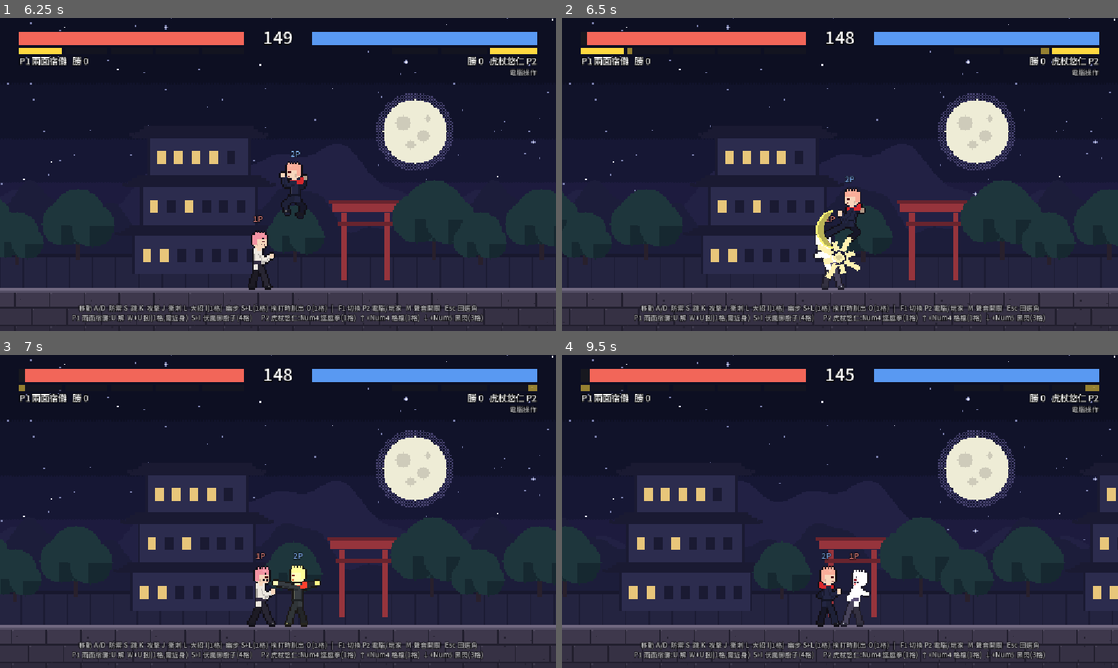
Above: before the commit, frames 1-4 (two rows, left to right).
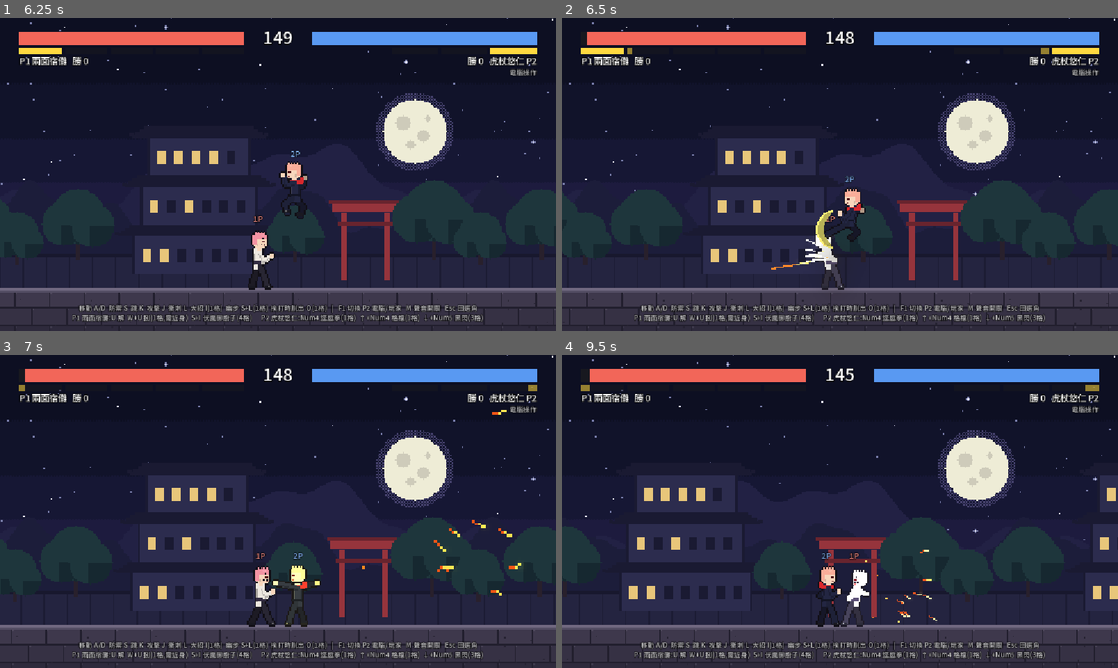
Above: after the commit, the same moments.

Repository: tyboy0407/anifight
Game: Godot game, scene res://scenes/select.tscn
The game is run twice, just before and just after one commit, with the same random seed, the same clock (stepped at 60 frames per second) and the same inputs.
Inputs (mouse positions are in pixels of both pictures, inside the frame that each line leads up to):
- Up to frame 1 (6.25 s): click "▶" at 0.5 s; click "◀" at 1.25 s; click "聲音:開" at 2 s; click "聲音:關" at 2.75 s; tap Enter (ui_accept) at 3.5, 3.77 s; move the mouse to (400, 158) at 3.52 s; hold D 3.53-4.25 s; tap J at 3.6 s; click (400, 158) at 3.67 s; drag from (166, 190) to (250, 237) at 4.27 s; move the mouse to (333, 105) at 5.02 s; hold A 5.03-5.75 s; tap L at 5.1 s; drag from (250, 237) to (111, 127) at 5.77 s
- Up to frame 2 (6.5 s): no input
- Up to frame 3 (7 s): move the mouse to (444, 558) at 6.52 s; hold D from 6.53 s (still down); tap O at 6.6 s; tap Enter (ui_accept) at 6.77 s
- Up to frame 4 (9.5 s): release D at 7.25 s; drag from (673, 464) to (828, 605) at 7.27 s; move the mouse to (867, 511) at 8.02 s; hold D 8.03-8.75 s; tap M at 8.1 s; click (867, 511) at 8.17 s; drag from (756, 433) to (801, 599) at 8.77 s

Frame 1 is identical in both runs. In frame 2, 0.5% of the frame differs, in the area x 37-54%, y 70-84%; in frame 3, 0.2%; in frame 4, less than 0.1%.

Commit message:
Replace slash and hit effects with pixelfx sprites
Seven effects rendered with pixelfx (MIT) now sit in assets/effects_fx
and take priority over the hand-drawn set of the same name:

- Sword slash for the armed fighters (Yuta, Toji), tinted per move.
  Unarmed fighters keep the old crescent, now named "swish".
- Hit spark, and a bigger crit burst for launching hits.
- Shield dome on guard, cracked-ground dust on knockdown and on each
  tumble bounce.
- Arcane orb for every orb-shaped projectile, and a void swirl for
  Gojo's Blue.

tools/import_pixelfx.py renders, trims and packs the sheet, so it can
be regenerated or retuned from the table at the top of the file. The
sheet loader gains an "align": "center" option for effects anchored at
their middle rather than at the feet.

Co-Authored-By: Claude Fable 5.2 <noreply@anthropic.com>

Diff:
--- a/assets/effects/sheet.json
+++ b/assets/effects/sheet.json
@@ -2,7 +2,7 @@
 	"scale": 3.0,
 	"foot_offset": 0,
 	"animations": {
-		"slash": {
+		"swish": {
 			"fps": 22,
 			"loop": false,
 			"frames": [
--- /dev/null
+++ b/assets/effects_fx/sheet.json
@@ -0,0 +1,847 @@
+{
+	"scale": 3.0,
+	"foot_offset": 0,
+	"align": "center",
+	"animations": {
+		"slash": {
+			"fps": 48.0,
+			"loop": false,
+			"frames": [
+				[
+					0,
+					0,
+					156,
+					180
+				],
+				[
+					156,
+					0,
+					156,
+					180
+				],
+				[
+					312,
+					0,
+					156,
+					180
+				],
+				[
+					468,
+					0,
+					156,
+					180
+				],
+				[
+					624,
+					0,
+					156,
+					180
+				],
+				[
+					780,
+					0,
+					156,
+					180
+				],
+				[
+					936,
+					0,
+					156,
+					180
+				],
+				[
+					1092,
+					0,
+					156,
+					180
+				],
+				[
+					1248,
+					0,
+					156,
+					180
+				],
+				[
+					1404,
+					0,
+					156,
+					180
+				],
+				[
+					1560,
+					0,
+					156,
+					180
+				],
+				[
+					1716,
+					0,
+					156,
+					180
+				],
+				[
+					1872,
+					0,
+					156,
+					180
+				],
+				[
+					0,
+					180,
+					156,
+					180
+				]
+			]
+		},
+		"spark": {
+			"fps": 36.0,
+			"loop": false,
+			"frames": [
+				[
+					0,
+					360,
+					176,
+					114
+				],
+				[
+					176,
+					360,
+					176,
+					114
+				],
+				[
+					352,
+					360,
+					176,
+					114
+				],
+				[
+					528,
+					360,
+					176,
+					114
+				],
+				[
+					704,
+					360,
+					176,
+					114
+				],
+				[
+					880,
+					360,
+					176,
+					114
+				],
+				[
+					1056,
+					360,
+					176,
+					114
+				],
+				[
+					1232,
+					360,
+					176,
+					114
+				],
+				[
+					1408,
+					360,
+					176,
+					114
+				],
+				[
+					1584,
+					360,
+					176,
+					114
+				],
+				[
+					1760,
+					360,
+					176,
+					114
+				],
+				[
+					0,
+					474,
+					176,
+					114
+				],
+				[
+					176,
+					474,
+					176,
+					114
+				],
+				[
+					352,
+					474,
+					176,
+					114
+				],
+				[
+					528,
+					474,
+					176,
+					114
+				],
+				[
+					704,
+					474,
+					176,
+					114
+				]
+			]
+		},
+		"crit": {
+			"fps": 39.0,
+			"loop": false,
+			"frames": [
+				[
+					0,
+					588,
+					194,
+					196
+				],
+				[
+					194,
+					588,
+					194,
+					196
+				],
+				[
+					388,
+					588,
+					194,
+					196
+				],
+				[
+					582,
+					588,
+					194,
+					196
+				],
+				[
+					776,
+					588,
+					194,
+					196
+				],
+				[
+					970,
+					588,
+					194,
+					196
+				],
+				[
+					1164,
+					588,
+					194,
+					196
+				],
+				[
+					1358,
+					588,
+					194,
+					196
+				],
+				[
+					1552,
+					588,
+					194,
+					196
+				],
+				[
+					1746,
+					588,
+					194,
+					196
+				],
+				[
+					0,
+					784,
+					194,
+					196
+				],
+				[
+					194,
+					784,
+					194,
+					196
+				],
+				[
+					388,
+					784,
+					194,
+					196
+				],
+				[
+					582,
+					784,
+					194,
+					196
+				],
+				[
+					776,
+					784,
+					194,
+					196
+				],
+				[
+					970,
+					784,
+					194,
+					196
+				],
+				[
+					1164,
+					784,
+					194,
+					196
+				],
+				[
+					1358,
+					784,
+					194,
+					196
+				],
+				[
+					1552,
+					784,
+					194,
+					196
+				],
+				[
+					1746,
+					784,
+					194,
+					196
+				]
+			]
+		},
+		"guard": {
+			"fps": 24.0,
+			"loop": false,
+			"frames": [
+				[
+					0,
+					980,
+					178,
+					124
+				],
+				[
+					178,
+					980,
+					178,
+					124
+				],
+				[
+					356,
+					980,
+					178,
+					124
+				],
+				[
+					534,
+					980,
+					178,
+					124
+				],
+				[
+					712,
+					980,
+					178,
+					124
+				],
+				[
+					890,
+					980,
+					178,
+					124
+				],
+				[
+					1068,
+					980,
+					178,
+					124
+				],
+				[
+					1246,
+					980,
+					178,
+					124
+				],
+				[
+					1424,
+					980,
+					178,
+					124
+				],
+				[
+					1602,
+					980,
+					178,
+					124
+				],
+				[
+					1780,
+					980,
+					178,
+					124
+				],
+				[
+					0,
+					1104,
+					178,
+					124
+				],
+				[
+					178,
+					1104,
+					178,
+					124
+				]
+			]
+		},
+		"landing": {
+			"fps": 21.0,
+			"loop": false,
+			"frames": [
+				[
+					0,
+					1228,
+					138,
+					54
+				],
+				[
+					138,
+					1228,
+					138,
+					54
+				],
+				[
+					276,
+					1228,
+					138,
+					54
+				],
+				[
+					414,
+					1228,
+					138,
+					54
+				],
+				[
+					552,
+					1228,
+					138,
+					54
+				],
+				[
+					690,
+					1228,
+					138,
+					54
+				],
+				[
+					828,
+					1228,
+					138,
+					54
+				],
+				[
+					966,
+					1228,
+					138,
+					54
+				],
+				[
+					1104,
+					1228,
+					138,
+					54
+				],
+				[
+					1242,
+					1228,
+					138,
+					54
+				],
+				[
+					1380,
+					1228,
+					138,
+					54
+				],
+				[
+					1518,
+					1228,
+					138,
+					54
+				],
+				[
+					1656,
+					1228,
+					138,
+					54
+				],
+				[
+					1794,
+					1228,
+					138,
+					54
+				]
+			]
+		},
+		"orb": {
+			"fps": 10.0,
+			"loop": true,
+			"frames": [
+				[
+					0,
+					1282,
+					78,
+					78
+				],
+				[
+					78,
+					1282,
+					78,
+					78
+				],
+				[
+					156,
+					1282,
+					78,
+					78
+				],
+				[
+					234,
+					1282,
+					78,
+					78
+				],
+				[
+					312,
+					1282,
+					78,
+					78
+				],
+				[
+					390,
+					1282,
+					78,
+					78
+				],
+				[
+					468,
+					1282,
+					78,
+					78
+				],
+				[
+					546,
+					1282,
+					78,
+					78
+				],
+				[
+					624,
+					1282,
+					78,
+					78
+				],
+				[
+					702,
+					1282,
+					78,
+					78
+				],
+				[
+					780,
+					1282,
+					78,
+					78
+				],
+				[
+					858,
+					1282,
+					78,
+					78
+				],
+				[
+					936,
+					1282,
+					78,
+					78
+				],
+				[
+					1014,
+					1282,
+					78,
+					78
+				],
+				[
+					1092,
+					1282,
+					78,
+					78
+				],
+				[
+					1170,
+					1282,
+					78,
+					78
+				],
+				[
+					1248,
+					1282,
+					78,
+					78
+				],
+				[
+					1326,
+					1282,
+					78,
+					78
+				],
+				[
+					1404,
+					1282,
+					78,
+					78
+				],
+				[
+					1482,
+					1282,
+					78,
+					78
+				],
+				[
+					1560,
+					1282,
+					78,
+					78
+				],
+				[
+					1638,
+					1282,
+					78,
+					78
+				],
+				[
+					1716,
+					1282,
+					78,
+					78
+				],
+				[
+					1794,
+					1282,
+					78,
+					78
+				]
+			]
+		},
+		"void": {
+			"fps": 10.0,
+			"loop": true,
+			"frames": [
+				[
+					0,
+					1360,
+					116,
+					118
+				],
+				[
+					116,
+					1360,
+					116,
+					118
+				],
+				[
+					232,
+					1360,
+					116,
+					118
+				],
+				[
+					348,
+					1360,
+					116,
+					118
+				],
+				[
+					464,
+					1360,
+					116,
+					118
+				],
+				[
+					580,
+					1360,
+					116,
+					118
+				],
+				[
+					696,
+					1360,
+					116,
+					118
+				],
+				[
+					812,
+					1360,
+					116,
+					118
+				],
+				[
+					928,
+					1360,
+					116,
+					118
+				],
+				[
+					1044,
+					1360,
+					116,
+					118
+				],
+				[
+					1160,
+					1360,
+					116,
+					118
+				],
+				[
+					1276,
+					1360,
+					116,
+					118
+				],
+				[
+					1392,
+					1360,
+					116,
+					118
+				],
+				[
+					1508,
+					1360,
+					116,
+					118
+				],
+				[
+					1624,
+					1360,
+					116,
+					118
+				],
+				[
+					1740,
+					1360,
+					116,
+					118
+				],
+				[
+					1856,
+					1360,
+					116,
+					118
+				],
+				[
+					0,
+					1478,
+					116,
+					118
+				],
+				[
+					116,
+					1478,
+					116,
+					118
+				],
+				[
+					232,
+					1478,
+					116,
+					118
+				],
+				[
+					348,
+					1478,
+					116,
+					118
+				],
+				[
+					464,
+					1478,
+					116,
+					118
+				],
+				[
+					580,
+					1478,
+					116,
+					118
+				],
+				[
+					696,
+					1478,
+					116,
+					118
+				],
+				[
+					812,
+					1478,
+					116,
+					118
+				],
+				[
+					928,
+					1478,
+					116,
+					118
+				],
+				[
+					1044,
+					1478,
+					116,
+					118
+				],
+				[
+					1160,
+					1478,
+					116,
+					118
+				],
+				[
+					1276,
+					1478,
+					116,
+					118
+				],
+				[
+					1392,
+					1478,
+					116,
+					118
+				],
+				[
+					1508,
+					1478,
+					116,
+					118
+				],
+				[
+					1624,
+					1478,
+					116,
+					118
+				]
+			]
+		}
+	}
+}
--- a/scripts/characters/gojo.gd
+++ b/scripts/characters/gojo.gd
@@ -142,7 +142,7 @@
 	_blue_time = BLUE_DURATION
 	_blue_tick = 0.0
 	# 球體比角色大,畫成半透明才看得到被吸進去的對手
-	_blue_node = _make_orb(BLUE_SIZE, Color(BLUE_COLOR, 0.7), _blue_position)
+	_blue_node = _make_orb(BLUE_SIZE, Color(BLUE_COLOR, 0.7), _blue_position, "void")
 	_callout("蒼", BLUE_COLOR, "blue")
 
 
@@ -323,9 +323,9 @@
 
 # ---------- 共用 ----------
 
-## 在場景中建立一個方形能量體(之後換成點陣特效)。
-func _make_orb(orb_size: float, color: Color, center: Vector2) -> ColorRect:
-	return _spawn_rect(Vector2(orb_size, orb_size), color, center)
+## 在場景中建立一團咒力:style 是 "orb"(光球,赫)或 "void"(把東西吸進去的漩渦,蒼)。
+func _make_orb(orb_size: float, color: Color, center: Vector2, style: String = "orb") -> ColorRect:
+	return _spawn_rect(Vector2(orb_size, orb_size), color, center, 1, style)
 
 
 func _update_visual() -> void:
--- a/scripts/characters/toji.gd
+++ b/scripts/characters/toji.gd
@@ -126,6 +126,11 @@
 	_equip(weapon)
 
 
+## 拿刀的角色:揮擊畫成刀光。
+func _slash_effect() -> String:
+	return "slash"
+
+
 func _blade(damage: int, startup: float, recovery: float, offset: Vector2, hit_size: Vector2,
 		push: float, hitstun: float, lunge: float, color: Color) -> AttackData:
 	var move := AttackData.make(damage, startup, 0.10, recovery, offset, hit_size, Vector2(push, 0), hitstun, false, lunge)
--- a/scripts/characters/yuta.gd
+++ b/scripts/characters/yuta.gd
@@ -154,6 +154,11 @@
 	_cannon_final_move.builds_energy = false
 
 
+## 拿刀的角色:揮擊畫成刀光。
+func _slash_effect() -> String:
+	return "slash"
+
+
 func _slash(damage: int, startup: float, recovery: float, hitstun: float, launches: bool) -> AttackData:
 	var knockback := CHAIN_LAUNCH if launches else Vector2(170, 0)
 	var move := AttackData.make(damage, startup, 0.10, recovery, Vector2(80, -62), Vector2(120, 56), knockback, hitstun, launches, 230.0 if launches else 130.0)
--- a/scripts/fighter.gd
+++ b/scripts/fighter.gd
@@ -51,6 +51,9 @@
 const INPUT_BUFFER := 0.12    # 按鍵提早這麼久按下也算數(收招、定格、落地前先按好)
 const BUFFERED_ACTIONS: Array[String] = ["attack", "jump", "dash", "skill", "skill2", "special", "super", "teleport", "escape"]
 const EFFECTS_DIR := "res://assets/effects"
+const EFFECTS_FX_DIR := "res://assets/effects_fx"
+# pixelfx 的光球與漩渦在圖上的直徑(像素):用來把圖縮放到招式指定的大小
+const ORB_ART_DIAMETER := {"orb": 44.0, "void": 46.0}
 const SPARK_COLOR := Color(1.0, 0.95, 0.7)
 const GUARD_SPARK_COLOR := Color(0.7, 0.86, 1.0)
 # 翻滾擊飛(AttackData.tumbles):落地後彈跳幾次,彈不起來就貼地翻滾,撞到場邊或停下來才倒地。
@@ -142,8 +145,10 @@
 var _hitstop_paused_sprite := false  # 定格時有沒有把動畫停住(結束時要接著播)
 var _buffer: Dictionary = {}   # 按鍵緩衝:動作名稱 -> 還記得幾秒
 var _slash_shown := false      # 這一招的刀光放過了沒
-var _effect_frames: SpriteFrames
+var _effect_frames: SpriteFrames  # 自己畫的特效(tools/make_effects.py)
 var _effect_scale := 3.0
+var _fx_frames: SpriteFrames      # pixelfx 匯出的特效(tools/import_pixelfx.py);有同名的優先用這套
+var _fx_scale := 3.0
 # 翻滾擊飛中
 var _tumbling := false
 var _tumble_dir := 1          # 飛出去的方向
@@ -174,6 +179,10 @@
 	if not effects.is_empty():
 		_effect_frames = effects.frames
 		_effect_scale = effects.scale
+	var fx := SpriteSheetLoader.load_character(EFFECTS_FX_DIR)
+	if not fx.is_empty():
+		_fx_frames = fx.frames
+		_fx_scale = fx.scale
 	_build_moves()
 	health = max_health
 	_set_hitbox(false)
@@ -308,13 +317,23 @@
 	var at := global_position + Vector2(toward * 18.0, -BODY_SIZE.y * 0.58)
 	var knocked_out := state == State.KO
 	var duration := HITSTOP_GUARD
-	if guarded:
+	if _fx_frames != null:
+		# pixelfx 的命中特效以挨打的人腳底為原點:火花在胸口炸開、掉到地上。
+		# 圖面朝右(攻擊由左往右打);攻擊從右邊來就左右翻轉。
+		var feet := global_position + Vector2(toward * 10.0, 0.0)
+		if guarded:
+			_spawn_effect("guard", global_position, Color.WHITE, 1.0, toward < 0.0)
+		else:
+			_spawn_effect("crit" if heavy else "spark", feet, Color.WHITE, 1.0, toward > 0.0)
+	elif guarded:
 		_spawn_effect("guard", at, GUARD_SPARK_COLOR, 1.0, toward < 0.0)
 	else:
-		duration = HITSTOP_KO if knocked_out else (HITSTOP_HEAVY if heavy else HITSTOP_LIGHT)
 		_spawn_effect("spark", at, SPARK_COLOR, 1.5 if heavy else 1.0, false, randf_range(0.0, PI / 4.0))
 		if heavy:
 			_spawn_effect("ring", at, SPARK_COLOR, 1.3)
+	if not guarded:
+		duration = HITSTOP_KO if knocked_out else (HITSTOP_HEAVY if heavy else HITSTOP_LIGHT)
+		if heavy:
 			screen_shake.emit(12.0 if knocked_out else 4.0)
 	# 近身打中:雙方一起定格。遠程招式打中:只有挨打的一方頓一下
 	if attacker.state == State.ATTACK:
@@ -328,13 +347,14 @@
 ## attach 為 true 時跟著角色移動(例如刀光),否則留在原地。素材沒載到時回傳 null。
 func _spawn_effect(animation: String, center: Vector2, color: Color = Color.WHITE, size: float = 1.0,
 		flip: bool = false, angle: float = 0.0, attach: bool = false) -> AnimatedSprite2D:
-	if _effect_frames == null or not _effect_frames.has_animation(animation):
+	var frames := _effect_source(animation)
+	if frames == null:
 		return null
 	var effect := AnimatedSprite2D.new()
-	effect.sprite_frames = _effect_frames
+	effect.sprite_frames = frames
 	effect.texture_filter = CanvasItem.TEXTURE_FILTER_NEAREST
 	effect.modulate = color
-	effect.scale = Vector2(-1.0 if flip else 1.0, 1.0) * _effect_scale * size
+	effect.scale = Vector2(-1.0 if flip else 1.0, 1.0) * _effect_scale_of(frames) * size
 	effect.rotation = angle
 	effect.z_index = 2
 	if attach:
@@ -344,16 +364,39 @@
 		get_parent().add_child(effect)
 		effect.global_position = center
 	effect.play(animation)
-	if not _effect_frames.get_animation_loop(animation):
+	if not frames.get_animation_loop(animation):
 		effect.animation_finished.connect(effect.queue_free)
 	return effect
 
 
-## 出招的那一刻在攻擊範圍畫一道刀光(拳腳也用同一道弧線表示揮動的軌跡)。
+## 某個特效動畫在哪一套素材裡:先找 pixelfx 匯出的那套,沒有再找自己畫的。都沒有就回傳 null。
+func _effect_source(animation: String) -> SpriteFrames:
+	if _fx_frames != null and _fx_frames.has_animation(animation):
+		return _fx_frames
+	if _effect_frames != null and _effect_frames.has_animation(animation):
+		return _effect_frames
+	return null
+
+
+func _effect_scale_of(frames: SpriteFrames) -> float:
+	return _fx_scale if frames == _fx_frames else _effect_scale
+
+
+## 這個角色揮擊時用哪一種軌跡:"slash" 是刀光(拿武器的角色覆寫成這個),
+## "swish" 是拳腳揮動的弧線。
+func _slash_effect() -> String:
+	return "swish"
+
+
+## 出招的那一刻畫出揮擊的軌跡。
 func _show_slash() -> void:
 	var reach := maxf(_move.hitbox_size.x, _move.hitbox_size.y * 1.3)
 	var color := Color(_move.color, 1.0).lightened(0.25)
-	_spawn_effect("slash", global_position + _hit_shape.position, color, clampf(reach / 130.0, 0.5, 1.9), facing < 0, 0.0, true)
+	if _slash_effect() == "slash" and _effect_source("slash") != null:
+		# 刀光的圖以持刀者的腳底為原點,弧線畫在身前
+		_spawn_effect("slash", global_position, color, clampf(reach / 135.0, 0.7, 1.35), facing < 0, 0.0, true)
+	else:
+		_spawn_effect("swish", global_position + _hit_shape.position, color, clampf(reach / 130.0, 0.5, 1.9), facing < 0, 0.0, true)
 
 
 # ---------- 各狀態 ----------
@@ -495,7 +538,7 @@
 	elif _state_time > 0.05 and _landed():
 		velocity.x = 0.0
 		Sfx.play("down")
-		_spawn_dust(global_position, 6, 0.8)
+		_spawn_landing()
 		_set_state(State.DOWN)
 
 
@@ -536,7 +579,7 @@
 			velocity.y = TUMBLE_BOUNCES[_tumble_bounces]
 			velocity.x *= TUMBLE_BOUNCE_KEEP
 			_tumble_bounces += 1
-			_spawn_dust(global_position, 10, 1.0)
+			_spawn_landing()
 			screen_shake.emit(6.0)
 			Sfx.play("bounce")
 		else:
@@ -583,6 +626,12 @@
 	Sfx.play("wall_crash")
 	velocity = Vector2(-_tumble_dir * TUMBLE_WALL_REBOUND.x, TUMBLE_WALL_REBOUND.y)
 	_stop_tumble()
+
+
+## 重重摔在地上:腳下的地面裂開、兩圈煙塵往外滾。沒有這個特效時退回一般的沙土。
+func _spawn_landing() -> void:
+	if _spawn_effect("landing", global_position, Color.WHITE, 1.0, randf() < 0.5) == null:
+		_spawn_dust(global_position, 6, 0.8)
 
 
 ## 揚起沙土:幾團點陣圖的煙塵,貼著地面冒出來。amount 越大團數越多,spread 是大小與散開的範圍。
@@ -1137,8 +1186,9 @@
 		facing = int(signf(diff))
 
 
-## 在場景中放一個色塊(招式特效的暫代品,之後換成點陣特效)。
-func _spawn_rect(rect_size: Vector2, color: Color, center: Vector2, z: int = 1) -> ColorRect:
+## 在場景中放一個色塊。接近正方形的會自動畫成點陣的光球(orb_animation 可以改成 "void" 漩渦),
+## 長條形的維持色塊(斬擊線、光束)。
+func _spawn_rect(rect_size: Vector2, color: Color, center: Vector2, z: int = 1, orb_animation: String = "orb") -> ColorRect:
 	var rect := ColorRect.new()
 	rect.mouse_filter = Control.MOUSE_FILTER_IGNORE
 	rect.color = color
@@ -1148,23 +1198,28 @@
 	rect.z_index = z
 	get_parent().add_child(rect)
 	# 接近正方形的色塊都是「一團咒力」:改畫成點陣的光球,色塊本身隱藏
-	if _effect_frames != null and rect_size.x >= 14.0 and absf(rect_size.x - rect_size.y) <= rect_size.x * 0.2:
-		_dress_as_orb(rect, color)
+	if rect_size.x >= 14.0 and absf(rect_size.x - rect_size.y) <= rect_size.x * 0.2 and _effect_source(orb_animation) != null:
+		_dress_as_orb(rect, color, orb_animation)
 	return rect
 
 
 ## 在色塊上貼一顆光球的圖,大小跟著色塊變(招式會改色塊的 size 來表現蓄力變大)。
-func _dress_as_orb(rect: ColorRect, color: Color) -> void:
+## animation 是 "orb"(光球)或 "void"(黑洞般的漩渦)。
+func _dress_as_orb(rect: ColorRect, color: Color, animation: String) -> void:
 	rect.color = Color(color, 0.0)
+	var frames := _effect_source(animation)
+	# 光球在圖上的直徑:pixelfx 的見 ORB_ART_DIAMETER,自己畫的約 30 像素
+	var diameter: float = ORB_ART_DIAMETER.get(animation, 30.0) if frames == _fx_frames else 30.0
 	var orb := AnimatedSprite2D.new()
-	orb.sprite_frames = _effect_frames
+	orb.sprite_frames = frames
 	orb.texture_filter = CanvasItem.TEXTURE_FILTER_NEAREST
-	orb.modulate = color
+	# 灰階的圖染色後偏暗,把顏色提亮一點才有發光的感覺
+	orb.modulate = Color(color.lightened(0.4), maxf(color.a, 0.9)) if frames == _fx_frames else color
 	rect.add_child(orb)
-	orb.play("orb")
+	orb.play(animation)
 	var fit := func() -> void:
 		orb.position = rect.size / 2.0
-		orb.scale = Vector2.ONE * rect.size.x / 30.0  # 光球在圖上的直徑約 30 像素
+		orb.scale = Vector2.ONE * rect.size.x / diameter
 	fit.call()
 	rect.resized.connect(fit)
 
--- a/scripts/sprite_sheet_loader.gd
+++ b/scripts/sprite_sheet_loader.gd
@@ -6,6 +6,7 @@
 ## {
 ##   "scale": 3.0,              // 顯示倍率
 ##   "foot_offset": 0,          // 腳底離格子底邊的像素數
+##   "align": "center",         // 選填:大小不一的格子改成上下左右都置中(特效用);預設是底邊對齊
 ##   "background": [r, g, b],   // 選填:要去背的純色背景(0-255);圖片本身透明就不用寫
 ##   "rows": [[[x, y, w, h], ...], ...],   // 選填:切圖工具輸出的各列圖塊
 ##   "animations": {
@@ -52,6 +53,7 @@
 	if resolved.is_empty():
 		return {}
 
+	var centered := str(data.get("align", "")) == "center"
 	var frames := SpriteFrames.new()
 	frames.remove_animation("default")
 	for animation_name: String in resolved:
@@ -63,9 +65,10 @@
 			var atlas := AtlasTexture.new()
 			atlas.atlas = texture
 			atlas.region = rect
-			# 用 margin 把大小不一的格子補成同一個畫布:水平置中、底邊對齊。
+			# 用 margin 把大小不一的格子補成同一個畫布:水平置中、底邊對齊(角色的腳踩在同一條線上)。
+			# 設定檔寫了 "align": "center" 的話改成上下也置中(特效以格子中心為對齊點)。
 			var extra := canvas - rect.size
-			atlas.margin = Rect2(floorf(extra.x / 2.0), extra.y, extra.x, extra.y)
+			atlas.margin = Rect2(floorf(extra.x / 2.0), floorf(extra.y / 2.0) if centered else extra.y, extra.x, extra.y)
 			frames.add_frame(animation_name, atlas)
 
 	return {
Binary file added: assets/effects_fx/sheet.png
Not shown, added: assets/effects_fx/sheet.png.import
Not shown, added: assets/effects_fx/NOTICE.md
